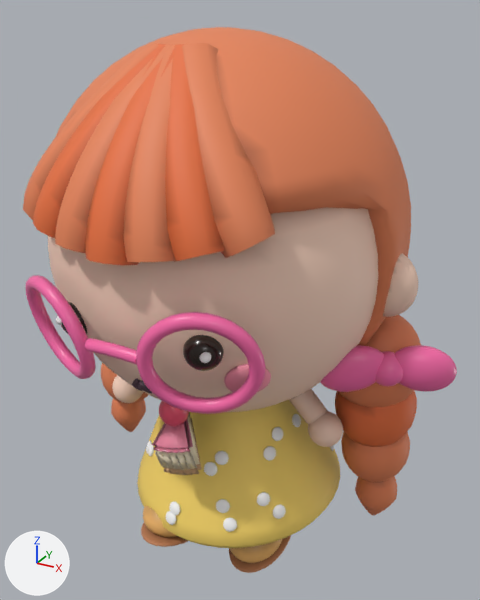
Renders of the glTF model models/miw.glb from each side of a commit.
The view is the same before and after, from a 50 mm camera at (0.838, -1.531, 1.531) aimed at (0.002, -0.01, 0.77). Every picture has the same lights, and +X, +Y and +Z are marked at lower left. The older version comes first. Where no turn or scale is listed for an object, it has been applied to the vertices.

In view in the first picture: 'braid_R1', 'dress', 'face', 'fringe_1', 'fringe_2', 'fringe_3', 'fringe_4', 'fringe_5', 'fringe_6', 'hair', 'lens_L', 'lens_R', 'slice_berry', 'slice_cream', 'slice_crust', 'slice_glaze' and 35 more.
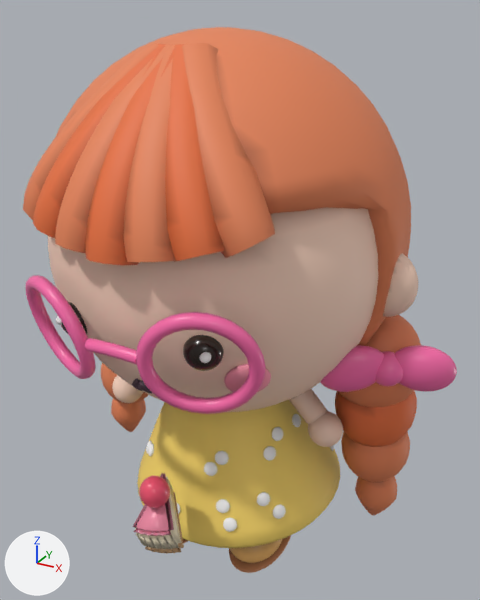
Boxes [x1, y1, x2, y2] around the edits, measured in the pictures (480 x 600 px):
'slice_glaze', moved: before [152, 418, 193, 453]; after [133, 473, 174, 536]
'slice_cream', moved: before [155, 413, 200, 470]; after [135, 476, 181, 549]
'slice_berry', moved: before [159, 401, 189, 426]; after [139, 476, 170, 508]
'slice_crust', moved: before [164, 418, 202, 475]; after [145, 492, 184, 554]

The change, as a diff of the scene's bpy script:
```diff
--- a/models/miw.glb.py
+++ b/models/miw.glb.py
@@ ob_slice_berry @@
 ob_slice_berry = bpy.data.objects.new('slice_berry', me_slice_berry)
-ob_slice_berry.location = (0.006, -0.363, 0.603)
+ob_slice_berry.location = (0.013, -0.47, 0.428)
@@ ob_slice_cream @@
 ob_slice_cream = bpy.data.objects.new('slice_cream', me_slice_cream)
-ob_slice_cream.location = (-0.042, -0.21, 0.475)
+ob_slice_cream.location = (-0.035, -0.317, 0.301)
@@ ob_slice_crust @@
 ob_slice_crust = bpy.data.objects.new('slice_crust', me_slice_crust)
-ob_slice_crust.location = (-0.042, -0.21, 0.475)
+ob_slice_crust.location = (-0.035, -0.317, 0.301)
@@ ob_slice_glaze @@
 ob_slice_glaze = bpy.data.objects.new('slice_glaze', me_slice_glaze)
-ob_slice_glaze.location = (-0.042, -0.21, 0.475)
+ob_slice_glaze.location = (-0.035, -0.317, 0.301)
```
